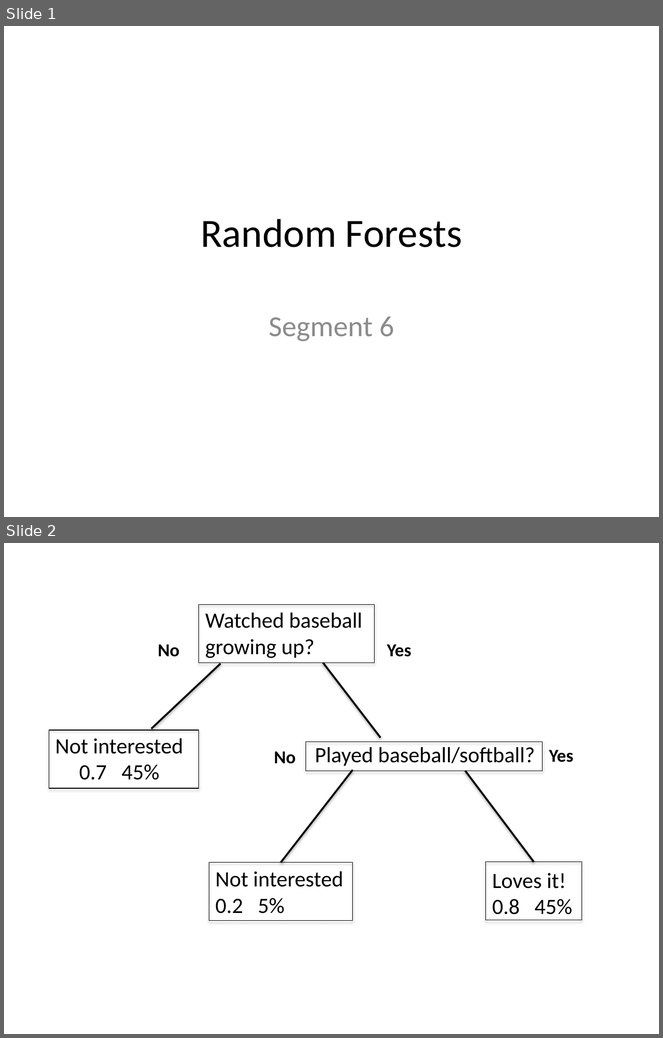
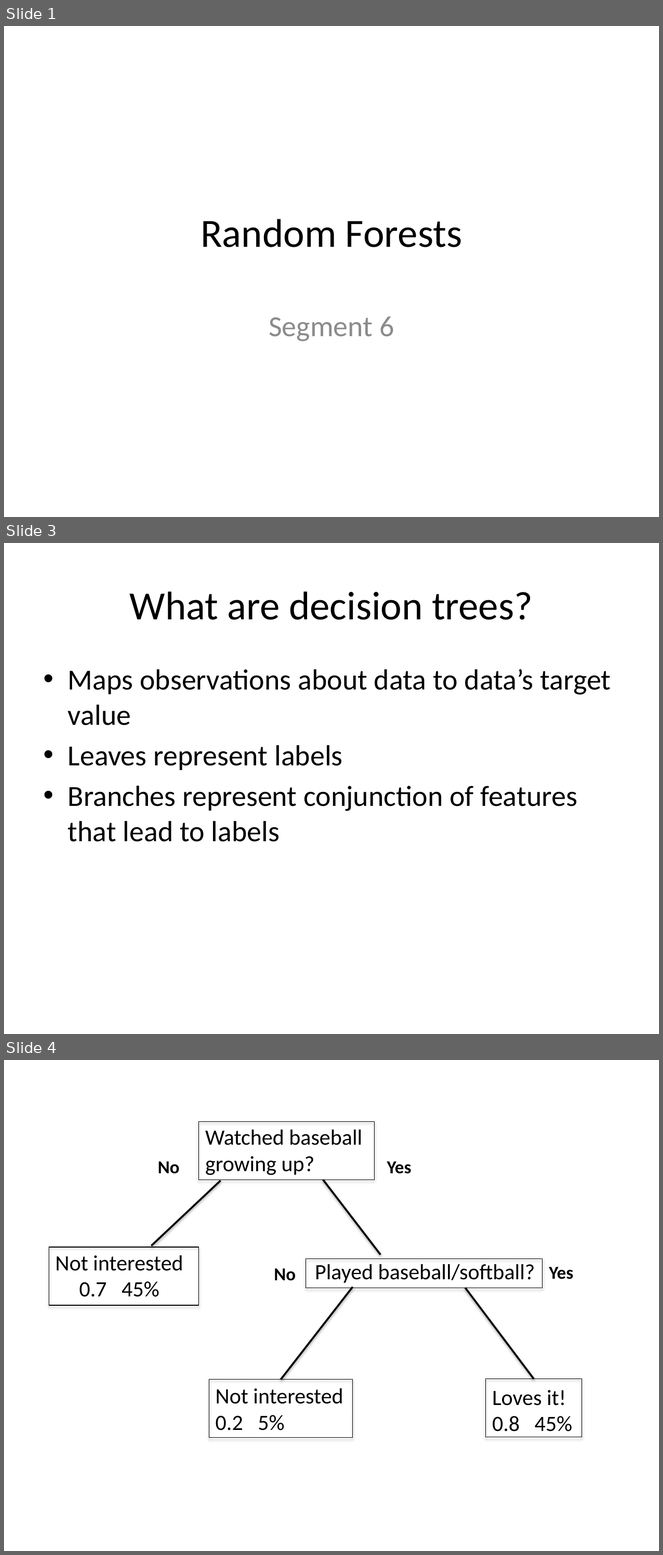
Before and after one commit to kalyanar/machine-learning-video, a slide deck: slides/6_random_forests.pptx. Shown one above the other, each under a label of ours: slides 1 and 2 before the commit, slides 1, 3 and 4 after it; the slides between them are not shown. The pictures are 663x1038 and 663x1555 pixels, drawn with LibreOffice and Linux fonts; fonts in the diff are those of the drawing. Boxes give left, top, right and bottom in pixels: in the first picture for what was removed or moved away, otherwise in the second. Text is boxed around its words. In the diff, an @@ line names an element or a change of style, - is before the commit and + after.

```diff
--- a/slides/6_random_forests.pptx
+++ b/slides/6_random_forests.pptx
@@ slide 3 added at <box>4,543,659,1034</box>, background #FFFFFF @@
@@ title added at <box>130,591,533,620</box>, 44 pt, text #000000 @@
+What are decision trees?
@@ text added at <box>68,669,611,842</box>, 32 pt, text #000000 @@
+• Maps observations about data to data’s target value
+• Leaves represent labels
+• Branches represent conjunction of features that lead to labels
@@ what was slide 2 is now slide 4 @@
```
Also in this commit, not shown: 3 other slides added, 15 other files.
